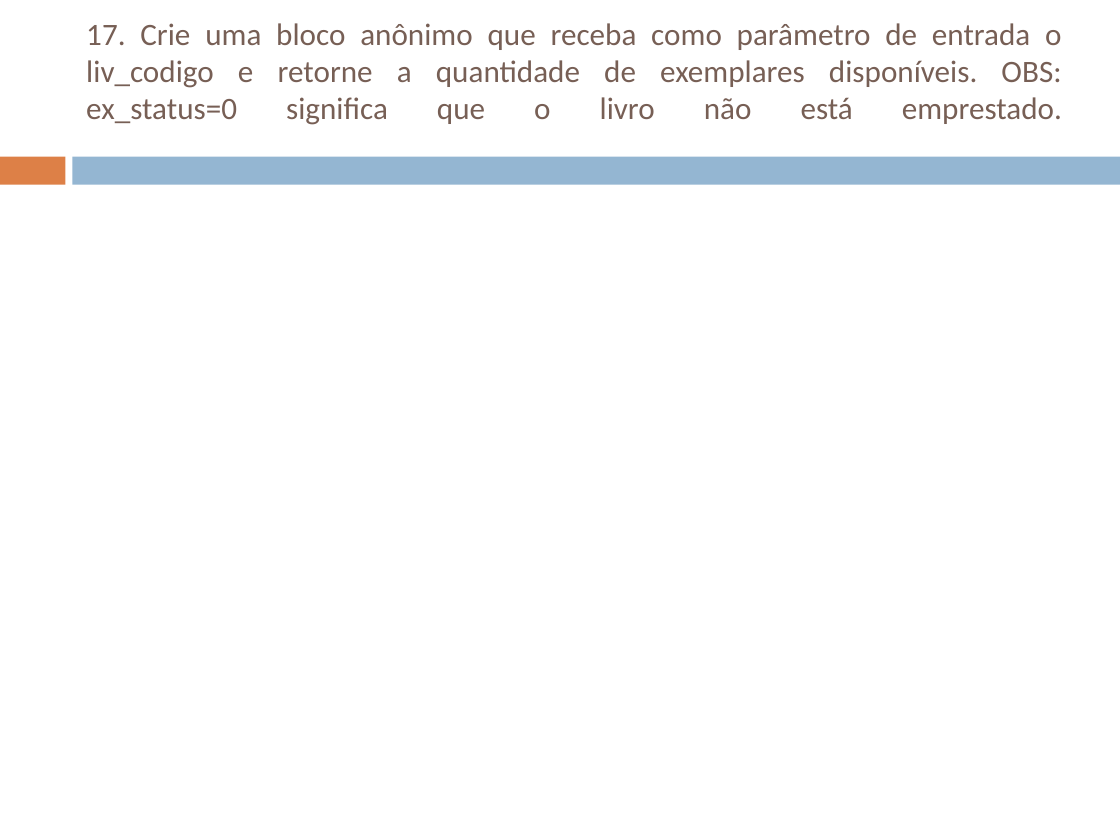
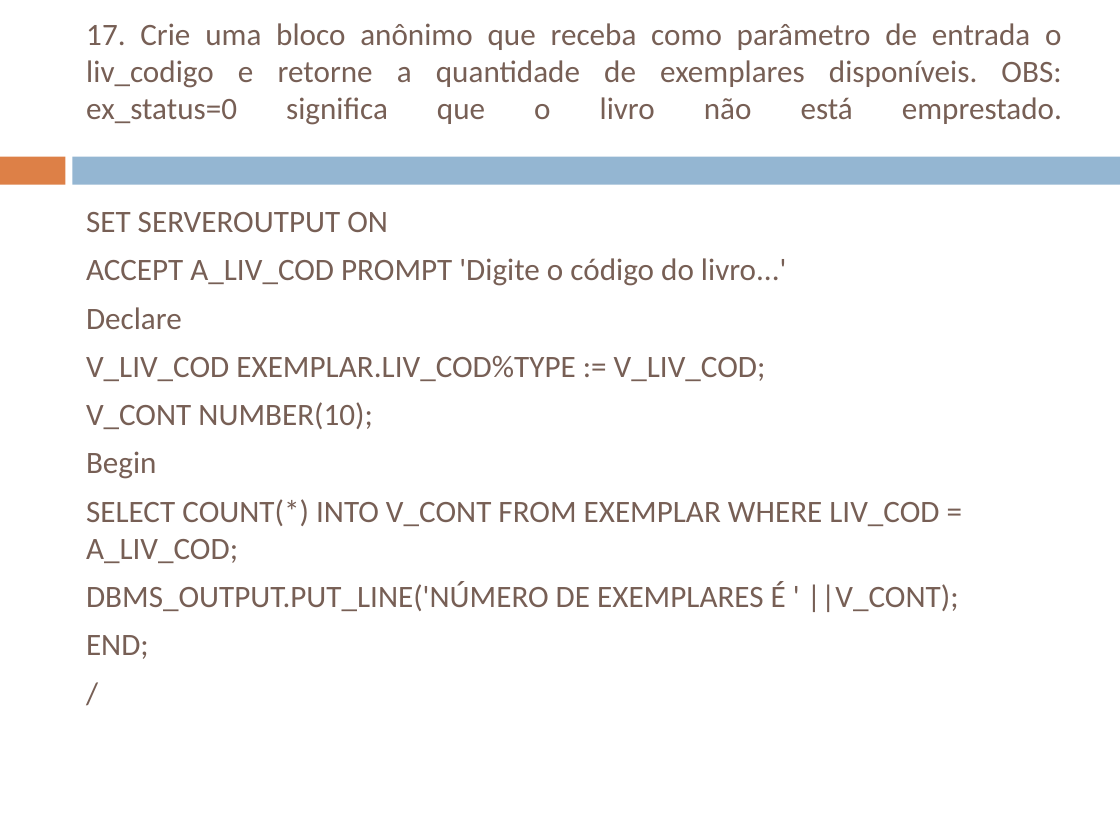
Before and after one commit to WillianRGoncalves/ProgramacaoemBancodeDados, a slide deck: slide 26 of 23-09-2016 - Prática 5 - Reposição.ppt. Drawn at 1120x840 pixels with LibreOffice and Linux fonts; fonts in the diff are those of the drawing. Boxes give left, top, right and bottom in pixels: in the first picture for what was removed or moved away, otherwise in the second. Text is boxed around its words. In the diff, an @@ line names an element or a change of style, - is before the commit and + after.

Commit message:
Atividade Entregue

```diff
--- a/23-09-2016 - Prática 5 - Reposição.ppt
+++ b/23-09-2016 - Prática 5 - Reposição.ppt
@@ text added at (86,212,959,659), 20 pt, text #775F55 @@
+SET SERVEROUTPUT ON
+ACCEPT A_LIV_COD PROMPT 'Digite o código do livro...'
+Declare
+V_LIV_COD EXEMPLAR.LIV_COD%TYPE := V_LIV_COD;
+V_CONT NUMBER(10);
+Begin
+SELECT COUNT(*) INTO V_CONT FROM EXEMPLAR WHERE LIV_COD = A_LIV_COD;
+DBMS_OUTPUT.PUT_LINE('NÚMERO DE EXEMPLARES É ' ||V_CONT);
+END;
+/
```
